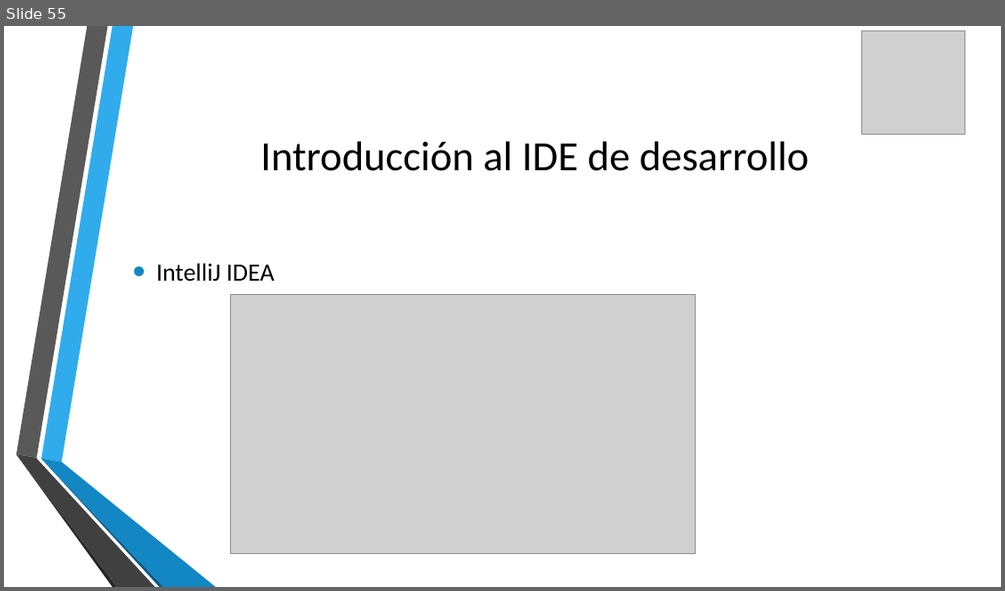
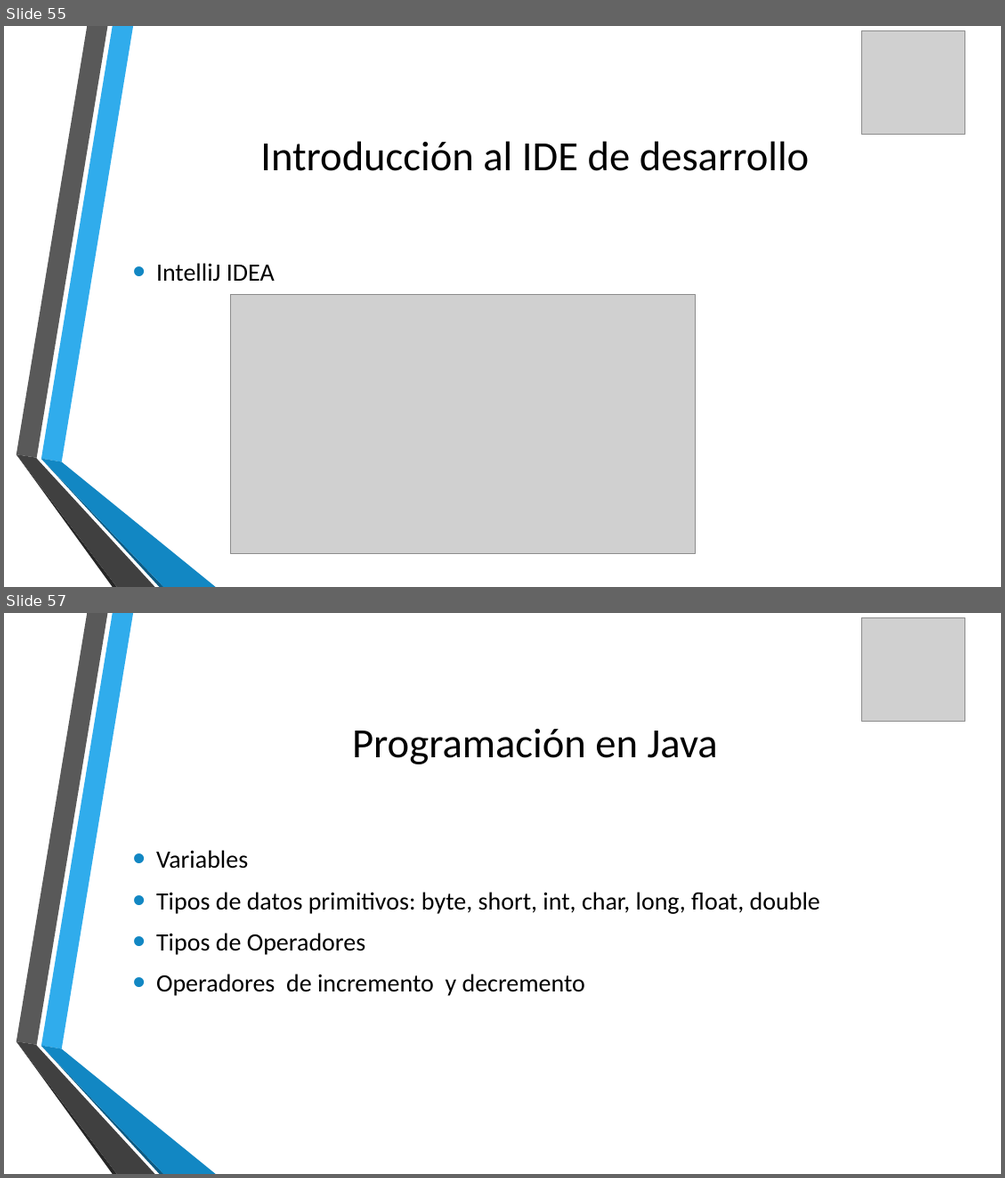
Before and after one commit to udevit/documents, a slide deck: Java_8_desde_cero.pptx. Shown one above the other, each under a label of ours: slide 55 before the commit, slides 55 and 57 after it; the slides between them are not shown. The pictures are 1005x591 and 1005x1178 pixels, drawn with LibreOffice and Linux fonts; fonts in the diff are those of the drawing; grey boxes stand for pictures; background and template pictures are left out. Boxes give left, top, right and bottom in pixels: in the first picture for what was removed or moved away, otherwise in the second. Text is boxed around its words. In the diff, an @@ line names an element or a change of style, - is before the commit and + after.

```diff
--- a/Java_8_desde_cero.pptx
+++ b/Java_8_desde_cero.pptx
@@ slide 57 added at [4,613,1001,1174], background picture (left out); not listed: 6 template elements that a slide beside it also shows @@
@@ picture added at [862,617,965,721] @@
@@ title added at [352,729,718,764], 40 pt, text #000000 @@
+Programación en Java
@@ text added at [156,850,820,996], 24 pt, text #000000 @@
+• Variables
+• Tipos de datos primitivos: byte, short, int, char, long, float, double
+• Tipos de Operadores
+• Operadores de incremento y decremento
```
Also in this commit, not shown: 1 slide changed, 24 other slides added.
